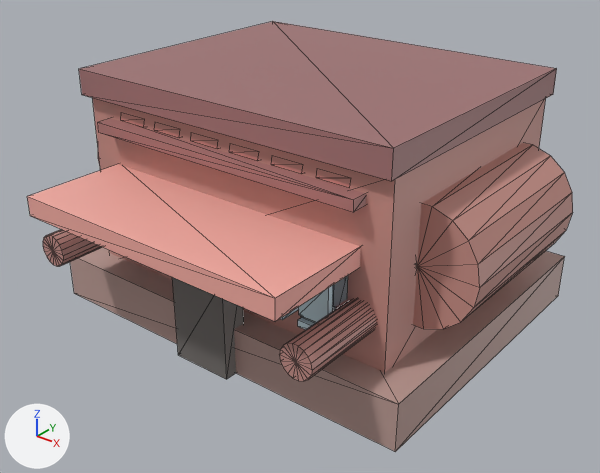
Two versions of the glTF model models/diner.glb, one commit apart.
Camera for both pictures: a 50 mm lens placed at (1.503, -1.966, 1.471), pointed at (0.005, -0.093, 0.31). Lighting does not change. The marker at lower left points along +X, +Y and +Z. The first picture is the older version. Mesh edges are drawn as thin lines. Where no turn or scale is listed for an object, it has been applied to the vertices.

The older version as bpy lines, for what is in view:
```python
me_geometry_0 = bpy.data.meshes.new('geometry_0')
me_geometry_0.from_pydata(...)  # 540 vertices, 900 faces; spans x -0.73..0.73, y -0.75..0.688, z 0.0..0.833
me_geometry_0.materials.append(mat_defaultmaterial)
ob_geometry_0 = bpy.data.objects.new('geometry_0', me_geometry_0)
ob_geometry_0.location = (0.0, 0.0, 0.0)
```
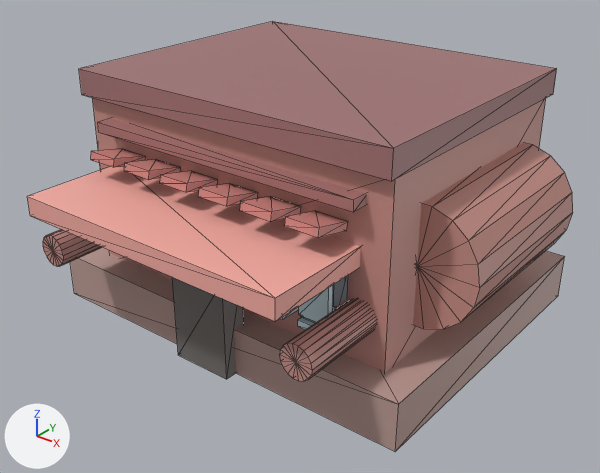
Changed parts and their boxes (x1, y1, x2, y2) in the pictures (600 x 473 px; the box of a moved part takes in the faces that stretch with it):
part 1 of me_geometry_0, moved or reshaped
    before: (121, 118, 144, 127)
    after: (91, 149, 146, 167)
part 2 of me_geometry_0, moved or reshaped
    before: (155, 128, 180, 138)
    after: (124, 159, 181, 180)
part 3 of me_geometry_0, moved or reshaped
    before: (191, 139, 218, 149)
    after: (160, 171, 218, 192)
part 4 of me_geometry_0, moved or reshaped
    before: (229, 150, 258, 161)
    after: (198, 183, 258, 206)
part 5 of me_geometry_0, moved or reshaped
    before: (271, 162, 302, 174)
    after: (240, 196, 301, 222)
part 6 of me_geometry_0, moved or reshaped
    before: (316, 175, 350, 188)
    after: (285, 211, 348, 238)

What the commit changed:
me_geometry_0 has 540 vertices, 900 faces and spans x -0.73..0.73, y -0.75..0.688, z 0.0..0.833.
me_geometry_0 is used by ob_geometry_0; location (0.0, 0.0, 0.0).
me_geometry_0 part 1: the loose piece of 8 vertices spanning x -0.423..-0.32, y -0.421..-0.299, z 0.667..0.717 is moved by (0.0, -0.125, -0.089).
me_geometry_0 part 2: the loose piece of 8 vertices spanning x -0.274..-0.171, y -0.421..-0.299, z 0.667..0.717 is moved by (0.0, -0.125, -0.089).
me_geometry_0 part 3: the loose piece of 8 vertices spanning x -0.126..-0.023, y -0.421..-0.299, z 0.667..0.717 is moved by (0.0, -0.125, -0.089).
me_geometry_0 part 4: the loose piece of 8 vertices spanning x 0.023..0.126, y -0.421..-0.299, z 0.667..0.717 is moved by (0.0, -0.125, -0.089).
me_geometry_0 part 5: the loose piece of 8 vertices spanning x 0.171..0.274, y -0.421..-0.299, z 0.667..0.717 is moved by (0.0, -0.125, -0.089).
me_geometry_0 part 6: the loose piece of 8 vertices spanning x 0.32..0.423, y -0.421..-0.299, z 0.667..0.717 is moved by (0.0, -0.125, -0.089).
